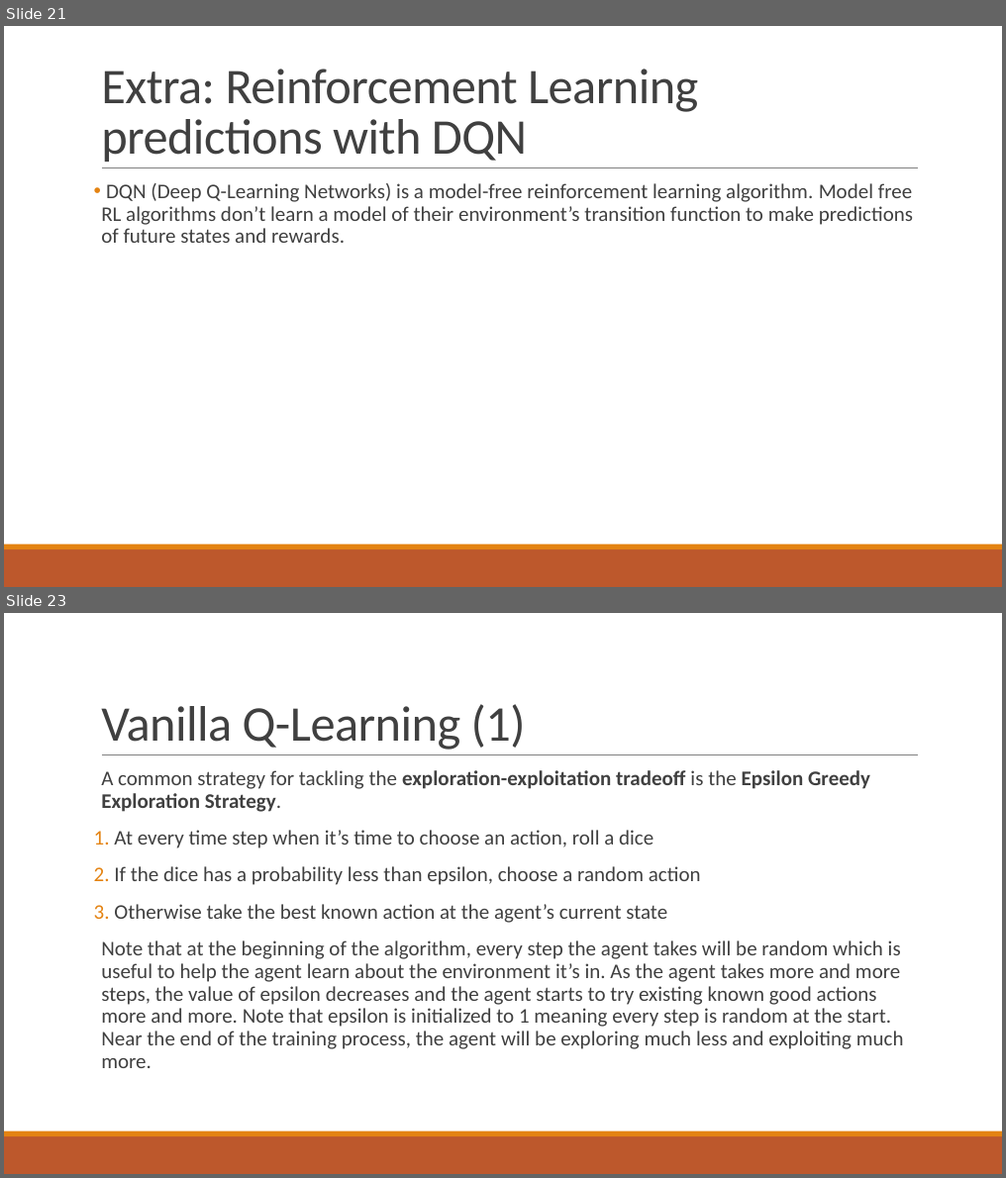
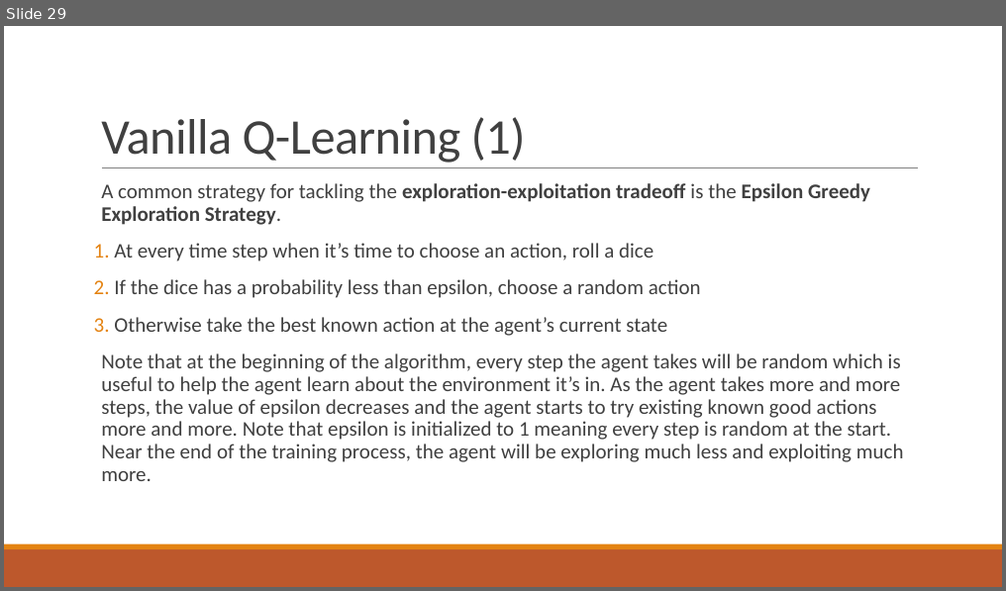
Before and after one commit to francescobaraldi/smart-neighborhood, a slide deck: Smart Neighborhood.pptx. Shown one above the other, each under a label of ours: slides 21 and 23 before the commit, slide 29 after it; the slides between them are not shown. The pictures are 1006x1178 and 1006x591 pixels, drawn with LibreOffice and Linux fonts; fonts in the diff are those of the drawing. Boxes give left, top, right and bottom in pixels: in the first picture for what was removed or moved away, otherwise in the second. Text is boxed around its words. In the diff, an @@ line names an element or a change of style, - is before the commit and + after.

```diff
--- a/Smart Neighborhood.pptx
+++ b/Smart Neighborhood.pptx
@@ slide 21 removed at <box>4,26,1002,587</box>, background #FFFFFF; not listed: 3 template elements that a slide beside it also shows @@
@@ title removed at <box>101,69,698,162</box> @@
-Extra: Reinforcement Learning predictions with DQN
@@ text removed at <box>101,183,913,243</box> @@
-• DQN (Deep Q-Learning Networks) is a model-free reinforcement learning algorithm. Model free RL algorithms don’t learn a model of their environment’s transition function to make predictions of future states and rewards.
@@ what was slide 23 is now slide 29 @@
```
Also in this commit, not shown: 17 slides changed, 8 slides added, 1 other slide removed.
